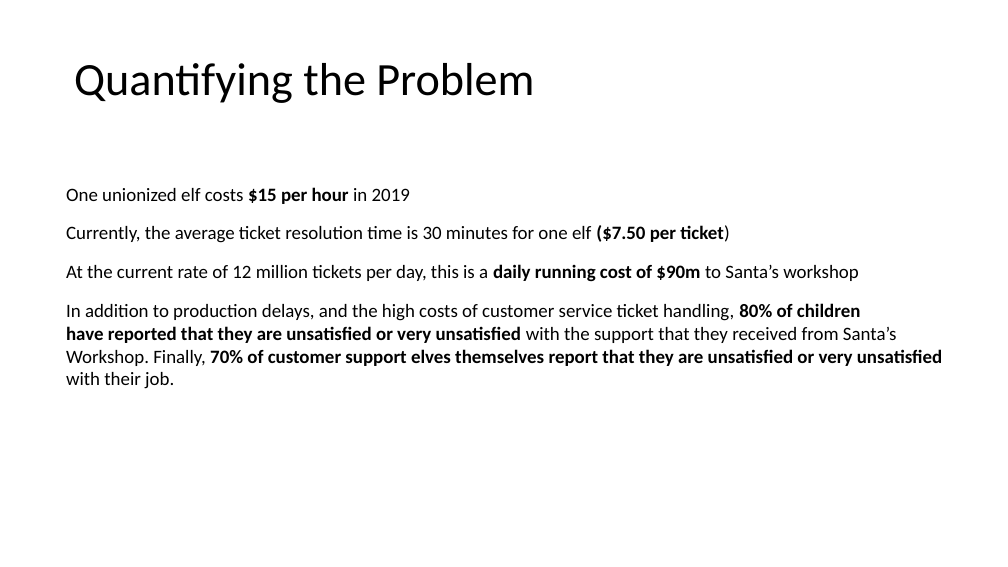
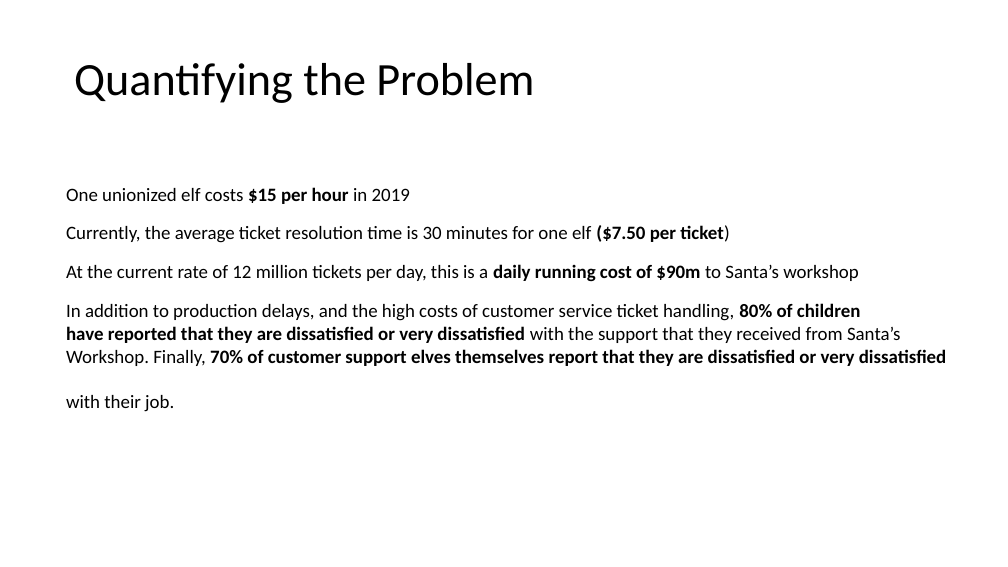
Before and after one commit to michaelodonnell/zendesk-exercise, a slide deck: slide 4 of Presentation + App/Presentation.pptx. Drawn at 1008x567 pixels with LibreOffice and Linux fonts; fonts in the diff are those of the drawing. Boxes give left, top, right and bottom in pixels: in the first picture for what was removed or moved away, otherwise in the second. Text is boxed around its words. In the diff, an @@ line names an element or a change of style, - is before the commit and + after.

```diff
--- a/Presentation + App/Presentation.pptx
+++ b/Presentation + App/Presentation.pptx
@@ text at (x1=66, y1=326, x2=947, y2=366): text changed @@
-have reported that they are unsatisfied or very unsatisfied with the support that they received from Santa’s
-Workshop. Finally, 70% of customer support elves themselves report that they are unsatisfied or very unsatisfied
+have reported that they are dissatisfied or very dissatisfied with the support that they received from Santa’s
+Workshop. Finally, 70% of customer support elves themselves report that they are dissatisfied or very dissatisfied
```
Also in this commit, not shown: 8 other slides changed, 4 slides added.
